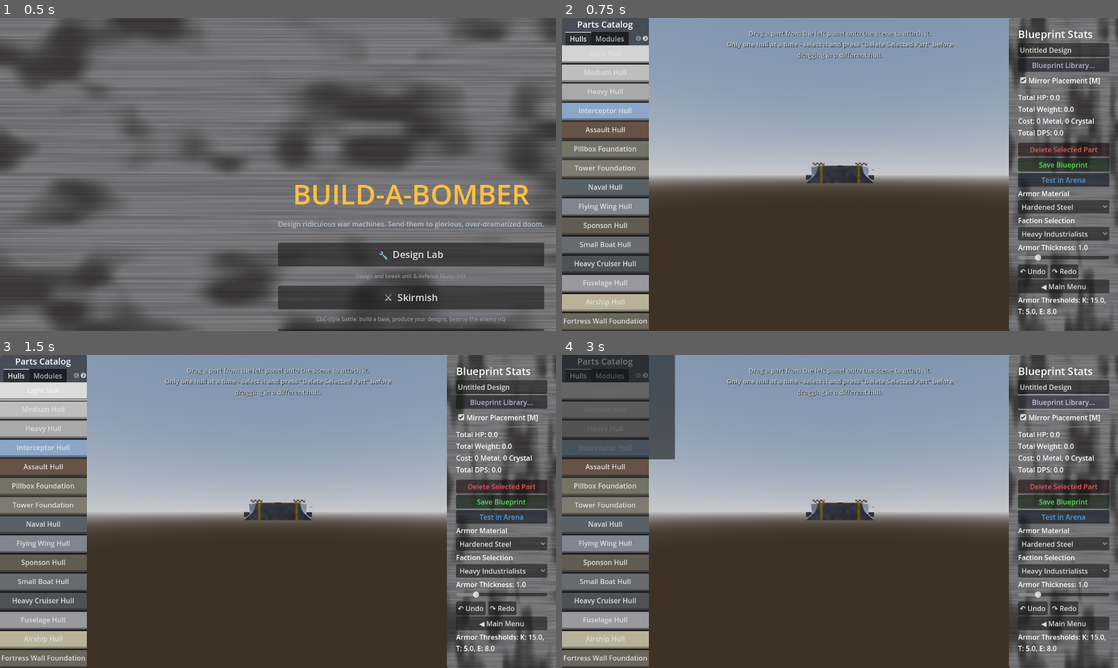
Above: before the commit, frames 1-4 (two rows, left to right).
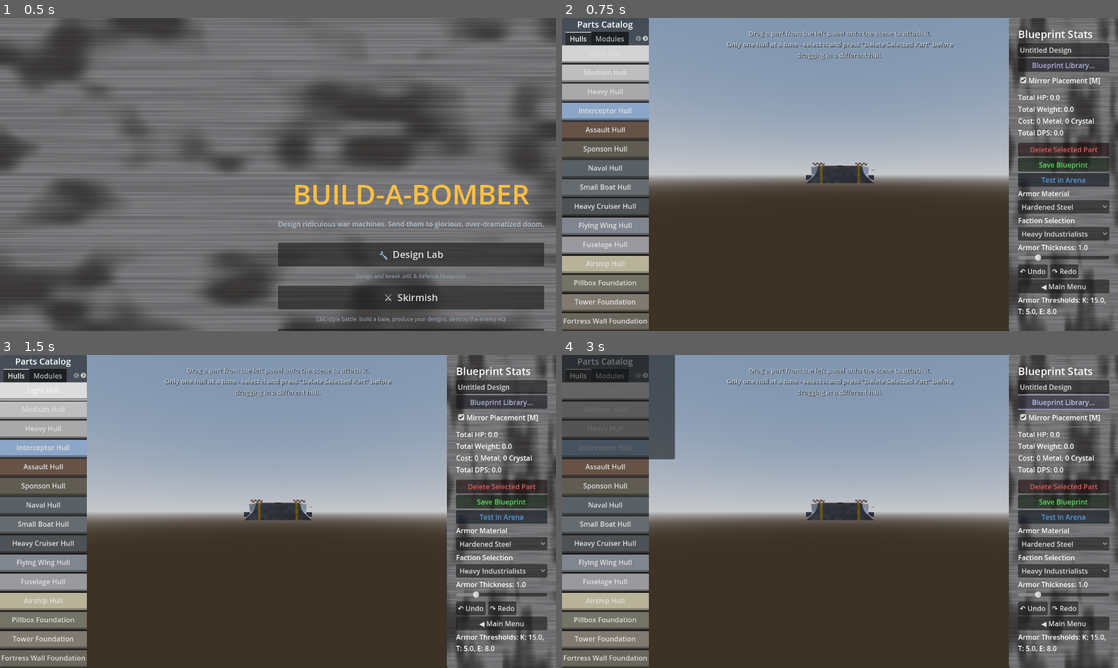
Above: after the commit, the same moments.

Repository: bobcatchris15-eng/Build-A-Bomber
Game: Godot game, scene res://scenes/MainMenu.tscn
Two runs of this game, one before a commit and one after it. Both use one fixed random seed, a clock stepped at 60 frames per second and the inputs below.
Inputs:
- Up to frame 1 (0.5 s): no input
- Up to frame 2 (0.75 s): click "🔧 Design Lab" at 0.5 s
- Up to frame 3 (1.5 s): click "Light Hull" at 1.25 s
- Up to frame 4 (3 s): click "Naval Hull" at 2 s; click "Blueprint Library..." at 2.75 s

Frame 1 is identical in both runs. In frame 2, 6.1% of the frame differs, in the area x 0-16%, y 40-94%; in frame 3, 6.1%; in frame 4, 6.1%.

Commit message:
Playtest audit #10: hull tab domain grouping + stat-preview tooltips
All 15 hulls (ground/naval/air/static-defense) were dumped into one
undifferentiated "Hulls" tab in raw catalog order, with no domain
distinction and no stats visible before dragging one in. Now grouped by
domain (Ground/Naval/Air/Static Defense, in that order) and each button
gets a tooltip showing its domain plus HP/weight/cost/size.

A first attempt added a visible header Label per domain group, but that
tripped the project's own UI-overflow test - the Hulls ScrollContainer
already sits right at its height budget with just the 15 buttons, zero
room for extra rows. Landed on ordering-only grouping (no header) with
the domain name folded into each button's tooltip instead - achieves the
same browsability without spending any vertical space.

Verified: automated tests green. Confirmed all 15 hulls appear in the
correct domain order with correct per-hull tooltips.

Diff:
--- /dev/null
+++ b/prototype/scratch/capture_hull_grouping.gd
@@ -0,0 +1,22 @@
+extends SceneTree
+# Scratch: validates hull buttons in the Parts Catalog are now grouped by
+# domain (Ground/Naval/Air/Static Defense) and each shows a stat-preview
+# tooltip naming its domain and key stats. Must run WITHOUT --headless.
+# Run: ./Godot_v4.3-stable_win64_console.exe --script scratch/capture_hull_grouping.gd
+
+func _init():
+	var scene = load("res://scenes/MainLab.tscn").instantiate()
+	root.add_child(scene)
+	root.size = Vector2i(1280, 720)
+	for i in range(6): await process_frame
+
+	var parts_menu = scene.get_node("UI_PartsMenu")
+	var tab_hulls = parts_menu.tab_hulls
+	print("Hull button order:")
+	for child in tab_hulls.get_children():
+		print("  ", child.text, " -> tooltip: '", child.tooltip_text.split("\n")[0], "'")
+
+	root.get_texture().get_image().save_png("res://progress_captures/2026-07-13/hull_grouping/parts_catalog_grouped.png")
+	print("[CAPTURE] saved parts_catalog_grouped.png")
+
+	quit(0)
--- a/prototype/scripts/parts_menu.gd
+++ b/prototype/scripts/parts_menu.gd
@@ -6,9 +6,29 @@
 @onready var tab_modules = $PanelContainer/VBoxContainer/TabContainer/Modules/VBoxContainer
 @onready var tab_loco = $PanelContainer/VBoxContainer/TabContainer/Locomotion/VBoxContainer
 
+# Every ground/naval/air/static hull the catalog defines, all dumped into
+# one undifferentiated "Hulls" tab with no domain grouping - a player
+# couldn't compare, say, "Naval Hull" against "Light Hull" without
+# already knowing which is which. Hardcoded here (not a new catalog
+# field) to keep this a UI-only, low-risk change rather than touching
+# module_catalog.gd's data schema.
+const HULL_DOMAINS = {
+	"light_hull": "Ground", "medium_hull": "Ground", "heavy_hull": "Ground",
+	"interceptor_hull": "Ground", "assault_hull": "Ground", "sponson_hull": "Ground",
+	"naval_hull": "Naval", "small_boat_hull": "Naval", "heavy_cruiser_hull": "Naval",
+	"flying_wing_hull": "Air", "fuselage_hull": "Air", "airship_hull": "Air",
+	"pillbox_foundation": "Static Defense", "tower_foundation": "Static Defense",
+	"fortress_wall_foundation": "Static Defense",
+}
+const DOMAIN_ORDER = ["Ground", "Naval", "Air", "Static Defense"]
+
 func _ready():
 	# Populate buttons from catalog
 	var catalog = ModuleCatalog.get_catalog()
+	var hull_buttons_by_domain: Dictionary = {}
+	for domain in DOMAIN_ORDER:
+		hull_buttons_by_domain[domain] = []
+
 	for type_id in catalog.keys():
 		var data = catalog[type_id]
 
@@ -31,8 +51,27 @@
 
 		var category = data.get("category", "module")
 		if category == "hull":
-			tab_hulls.add_child(btn)
+			# Stat-preview tooltip (not a new visible panel - the sidebar
+			# has no layout slack, see the manufactory-tier tooltip judgment
+			# call) so a player can compare hulls before dragging one in.
+			var size = data.get("size", Vector3.ZERO)
+			var domain = HULL_DOMAINS.get(type_id, "Ground")
+			btn.tooltip_text = "%s hull\nHP: %.0f | Weight: %.0f\nCost: %d Metal, %d Crystal\nSize: %.1f x %.1f x %.1f" % [
+				domain, data.get("hp", 0.0), data.get("weight", 0.0),
+				data.get("metal", 0), data.get("crystal", 0),
+				size.x, size.y, size.z]
+			hull_buttons_by_domain[domain].append(btn)
 		elif category == "locomotion":
 			tab_loco.add_child(btn)
 		else:
 			tab_modules.add_child(btn)
+
+	# Grouped by domain via button ORDER only, no header row - a first
+	# attempt added a Label per domain, but even at a small font that
+	# tripped the project's own UI-overflow test (this ScrollContainer
+	# already sits right at its height budget with just the 15 buttons).
+	# Each button's tooltip below still names its own domain, so the
+	# grouping is discoverable without spending any extra vertical space.
+	for domain in DOMAIN_ORDER:
+		for btn in hull_buttons_by_domain[domain]:
+			tab_hulls.add_child(btn)
Binary file added: prototype/progress_captures/2026-07-13/hull_grouping/parts_catalog_grouped.png
